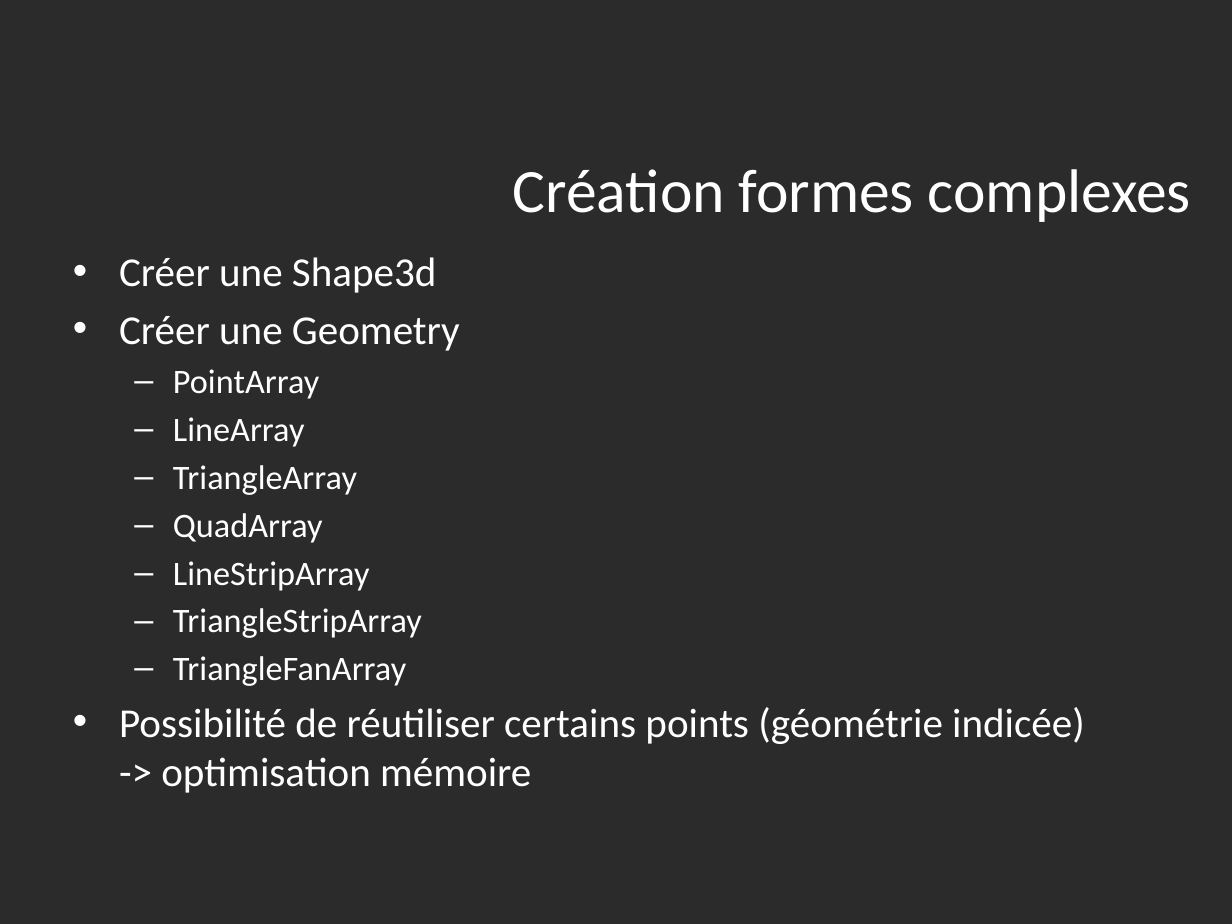
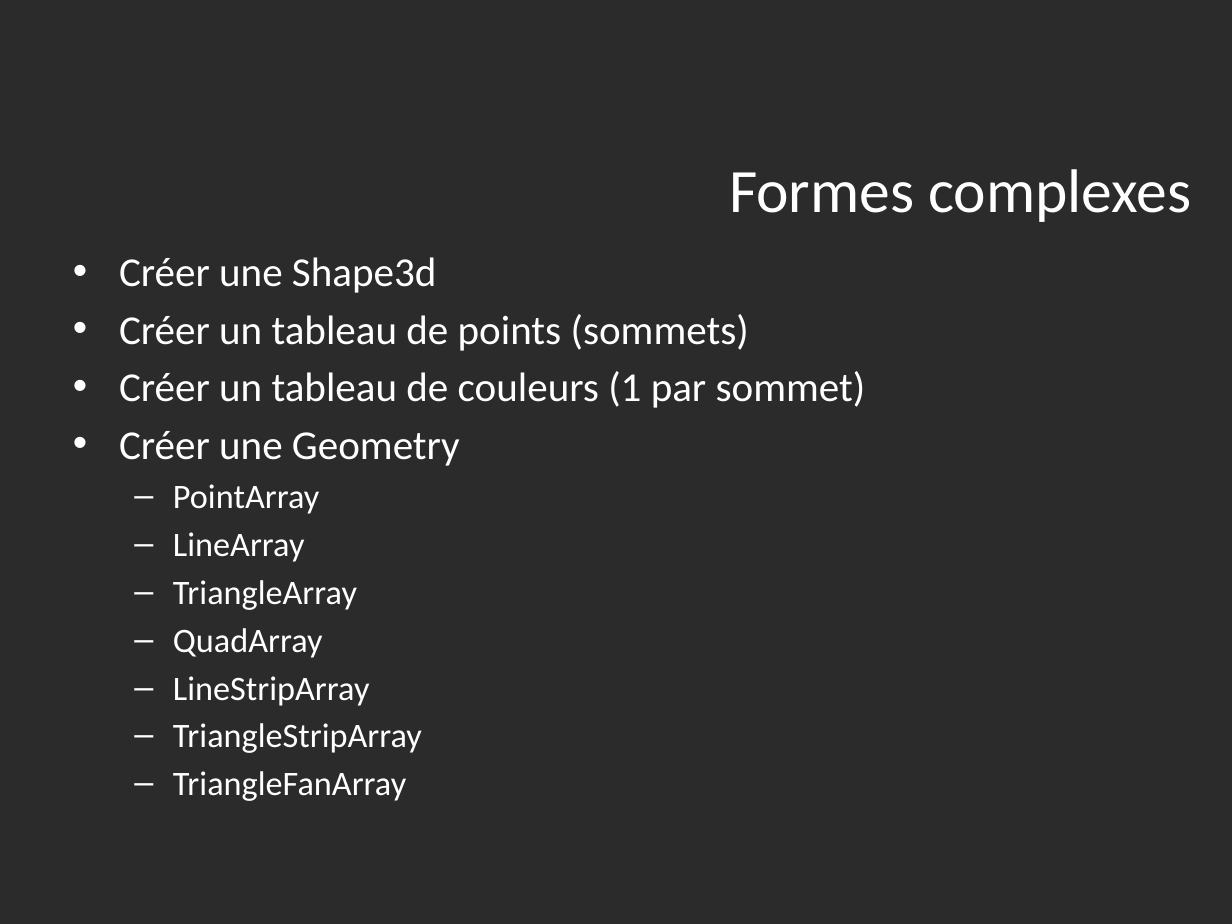
Before and after one commit to IlsanS/Math3D, a slide deck: slide 15 of powerpoint/Présentation1_Ben.pptx. Drawn at 1232x924 pixels with LibreOffice and Linux fonts; fonts in the diff are those of the drawing; background and template pictures are left out; a plain dark background stands for a picture behind light text. Boxes give left, top, right and bottom in pixels: in the first picture for what was removed or moved away, otherwise in the second. Text is boxed around its words. In the diff, an @@ line names an element or a change of style, - is before the commit and + after.

```diff
--- a/powerpoint/Présentation1_Ben.pptx
+++ b/powerpoint/Présentation1_Ben.pptx
@@ title at box(729, 169, 1191, 222): text changed @@
-Création formes complexes
+Formes complexes
@@ text at box(119, 314, 866, 408): paragraphs added @@
+• Créer un tableau de points (sommets)
+• Créer un tableau de couleurs (1 par sommet)
@@ text at box(119, 707, 1085, 793): paragraph removed @@
-• Possibilité de réutiliser certains points (géométrie indicée) -> optimisation mémoire
```
Also in this commit, not shown: 5 slides added, 2 other files.
